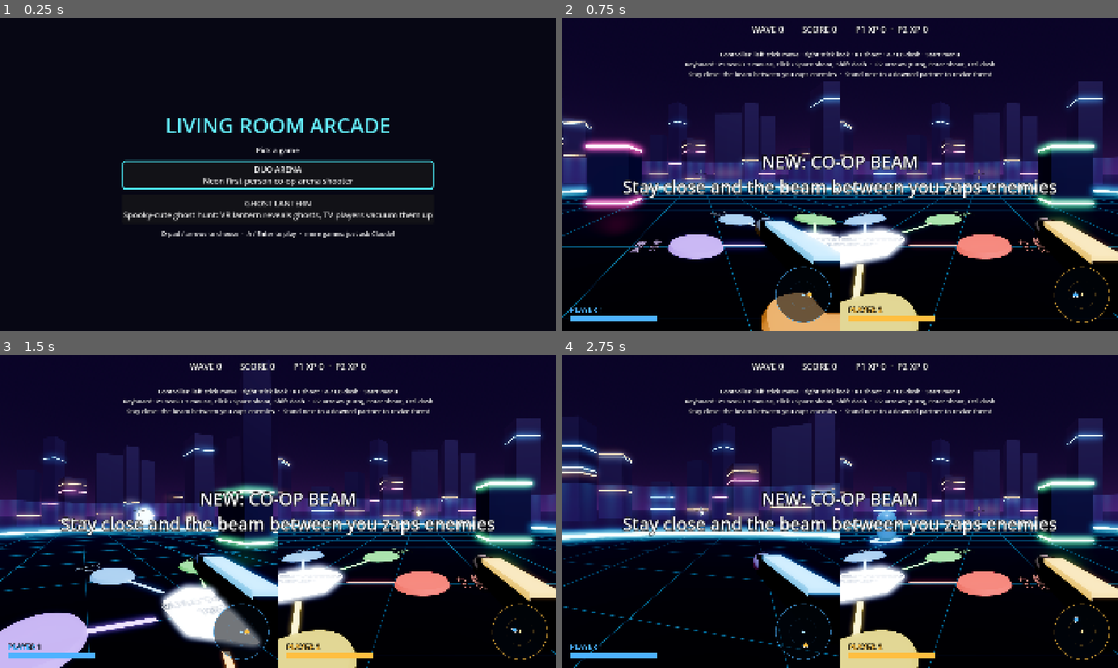
Above: before the commit, frames 1-4 (two rows, left to right).
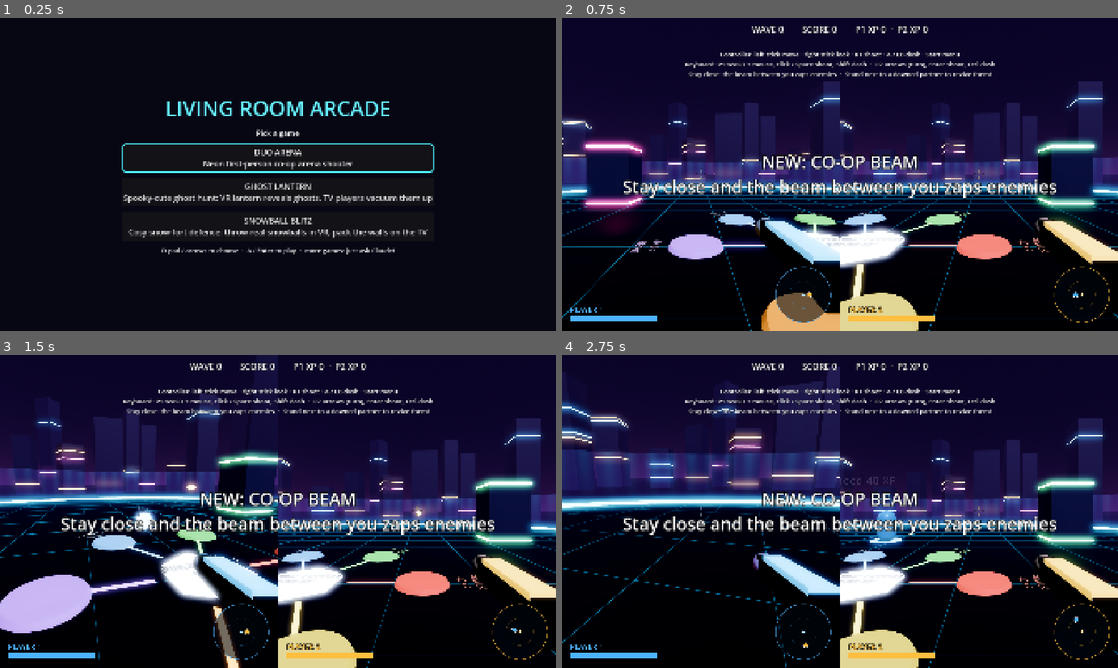
Above: after the commit, the same moments.

Repository: SimonBiggs/claude-code-steam-frame-coop
Game: Godot game, scene res://arcade.tscn
Two runs of this game, one before a commit and one after it. Both use one fixed random seed, a clock stepped at 60 frames per second and the inputs below.
Inputs (mouse positions are in pixels of both pictures, inside the frame that each line leads up to):
- Up to frame 1 (0.25 s): no input
- Up to frame 2 (0.75 s): click "DUO ARENA Neon first-person c…" at 0.5 s
- Up to frame 3 (1.5 s): tap Enter at 1.25 s; move the mouse to (305, 511) at 1.27 s; hold W from 1.28 s (still down); hold Enter from 1.28 s (still down); click (305, 511) at 1.42 s
- Up to frame 4 (2.75 s): keep holding W; tap Space at 1.52, 2.27 s; move the mouse to (812, 511) at 2.02 s; release Enter at 2.03 s; tap R at 2.1 s

The runs differ from the first frame. In frame 1, 7.4% of the frame differs, in the area x 21-79%, y 26-76%; in frame 2, nothing differs; in frame 3, 22%, in the area x 0-50%, y 2-100%; in frame 4, 16%.

Commit message:
Add SNOWBALL BLITZ to the arcade
Co-Authored-By: Claude Opus 5.5 <noreply@anthropic.com>

Diff:
--- a/arcade/arcade.gd
+++ b/arcade/arcade.gd
@@ -10,6 +10,8 @@
 		"blurb": "Neon first-person co-op arena shooter"},
 	{"id": "ghost_lantern", "name": "GHOST LANTERN", "scene": "res://games/ghost_lantern/main.tscn",
 		"blurb": "Spooky-cute ghost hunt: VR lantern reveals ghosts, TV players vacuum them up"},
+	{"id": "snowball_blitz", "name": "SNOWBALL BLITZ", "scene": "res://games/snowball_blitz/main.tscn",
+		"blurb": "Cosy snow-fort defence: throw real snowballs in VR, pack the walls on the TV"},
 ]
 const DEFAULT_PORT := 7777
 const JOIN_TIMEOUT_MS := 5000
Not shown, added: tools/merge-game
